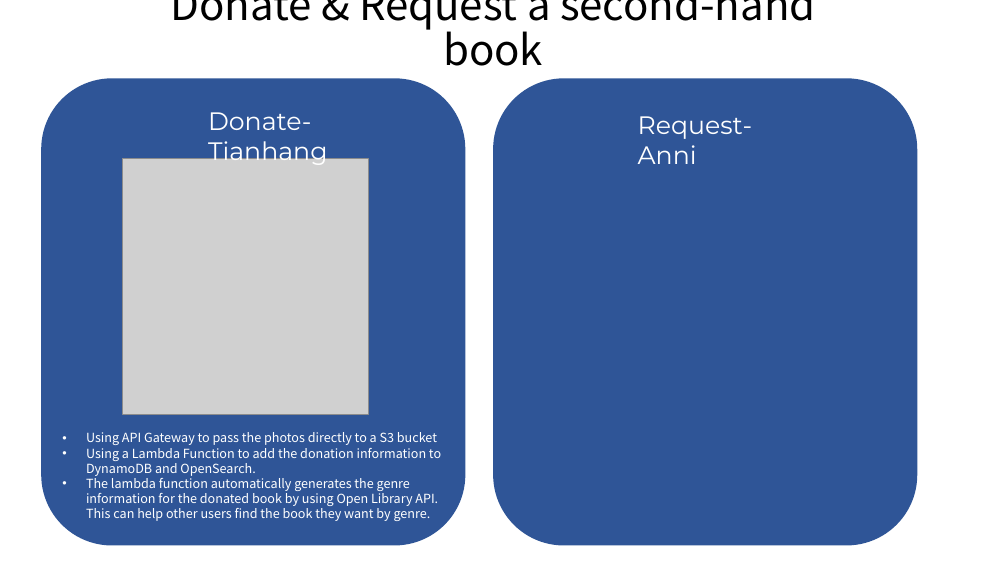
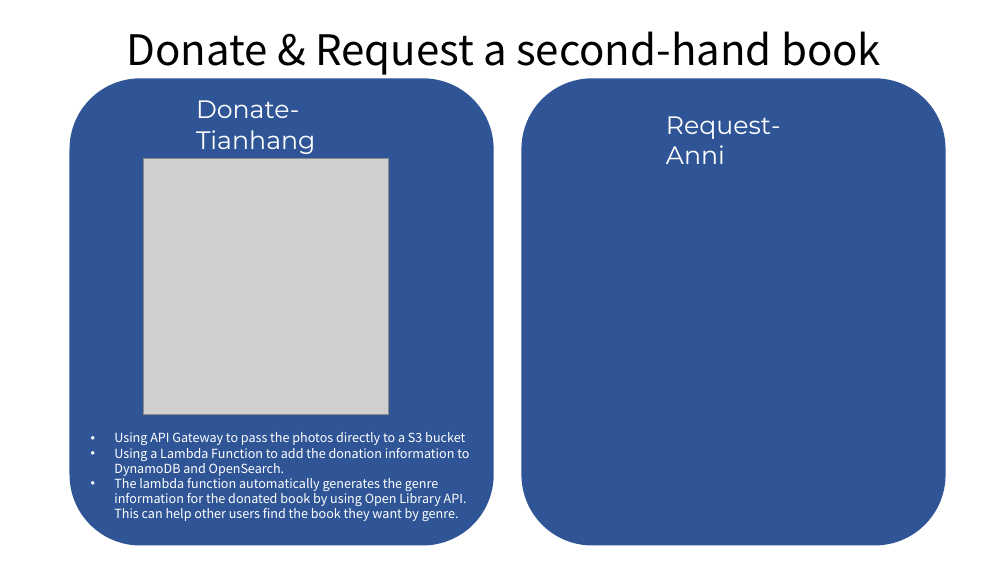
Before and after one commit to thcui/book-exchange, a slide deck: slide 4 of presentation-book-exchange.pptx. Drawn at 1008x567 pixels with LibreOffice and Linux fonts; fonts in the diff are those of the drawing; grey boxes stand for pictures. Boxes give left, top, right and bottom in pixels: in the first picture for what was removed or moved away, otherwise in the second. Text is boxed around its words. In the diff, an @@ line names an element or a change of style, - is before the commit and + after.

Commit message:
Update the search part of pptx

```diff
--- a/presentation-book-exchange.pptx
+++ b/presentation-book-exchange.pptx
@@ title "Donate & Request a second-hand ..." rewrapped from [170, 0, 816, 66] to [127, 31, 881, 75] @@
@@ 2 texts, 2 rounded rectangles: place and size @@
-2 texts, 2 rounded rectangles at [41, 79, 917, 546]
+2 texts, 2 rounded rectangles at [70, 79, 946, 546]
@@ text "Donate-Tianhang": place and size @@
-text "Donate-Tianhang" at [208, 112, 327, 167]
+text "Donate-Tianhang" at [196, 100, 315, 154]
@@ picture: place and size @@
-picture at [123, 159, 369, 415]
+picture at [144, 159, 389, 415]
```
Also in this commit, not shown: 1 other slide changed, 1 other file.
